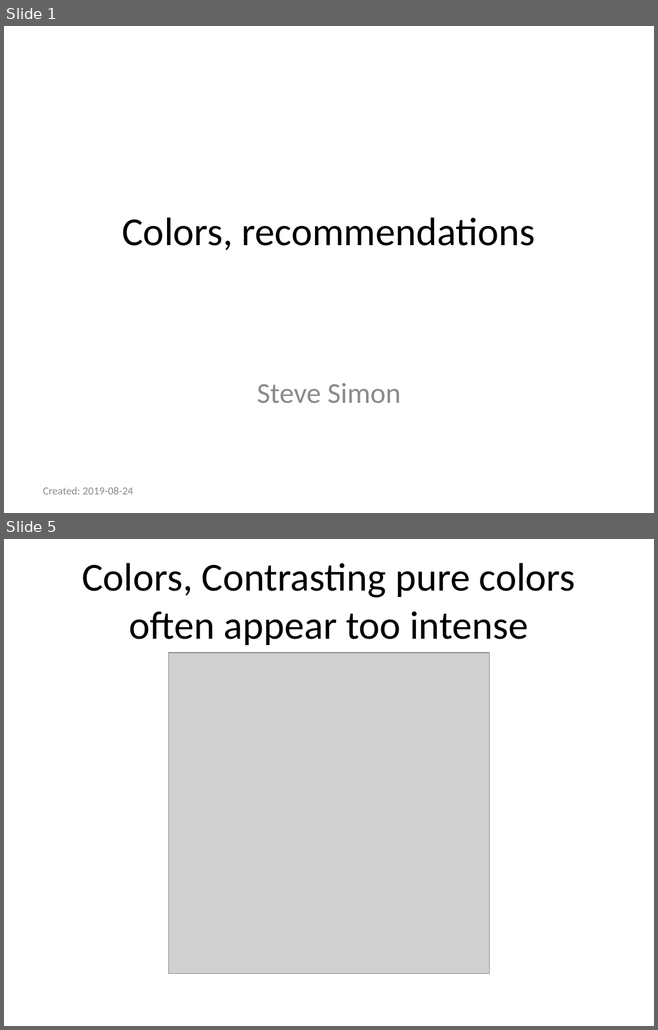
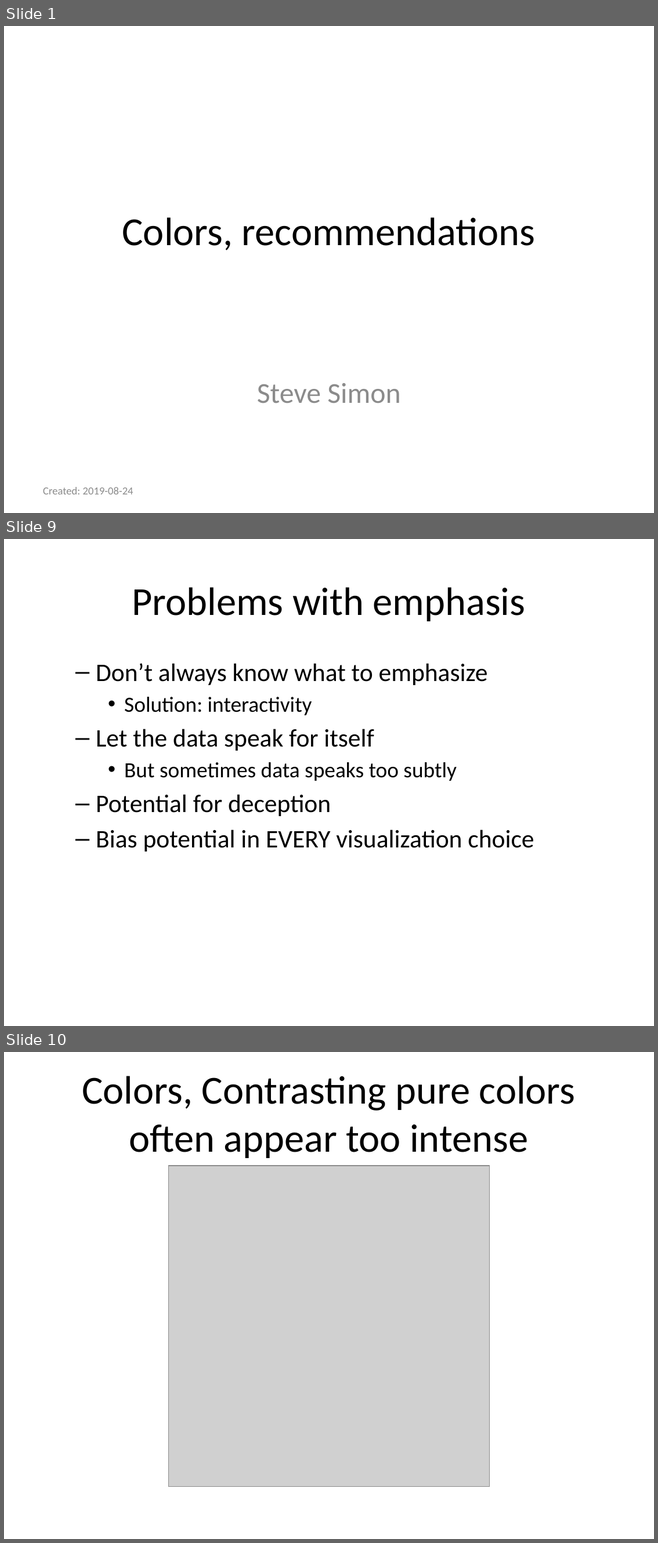
Before and after one commit to pmean/data-visualization, a slide deck: data-viz-02/component/recommendations-colors.pptx. Shown one above the other, each under a label of ours: slides 1 and 5 before the commit, slides 1, 9 and 10 after it; the slides between them are not shown. The pictures are 658x1030 and 658x1543 pixels, drawn with LibreOffice and Linux fonts; fonts in the diff are those of the drawing; grey boxes stand for pictures. Boxes give left, top, right and bottom in pixels: in the first picture for what was removed or moved away, otherwise in the second. Text is boxed around its words. In the diff, an @@ line names an element or a change of style, - is before the commit and + after.

Commit message:
Work on pure color problems

```diff
--- a/data-viz-02/component/recommendations-colors.pptx
+++ b/data-viz-02/component/recommendations-colors.pptx
@@ slide 9 added at (4, 539, 654, 1026), background #FFFFFF @@
@@ title added at (132, 587, 525, 621), 44 pt, text #000000 @@
+Problems with emphasis
@@ text added at (96, 663, 534, 852), 28 pt, text #000000 @@
+  – Don’t always know what to emphasize
+    • Solution: interactivity
+  – Let the data speak for itself
+    • But sometimes data speaks too subtly
+  – Potential for deception
+  – Bias potential in EVERY visualization choice
@@ what was slide 5 is now slide 10 @@
```
Also in this commit, not shown: 2 slides changed, 17 other slides added, 1 slide removed, 25 other files.
